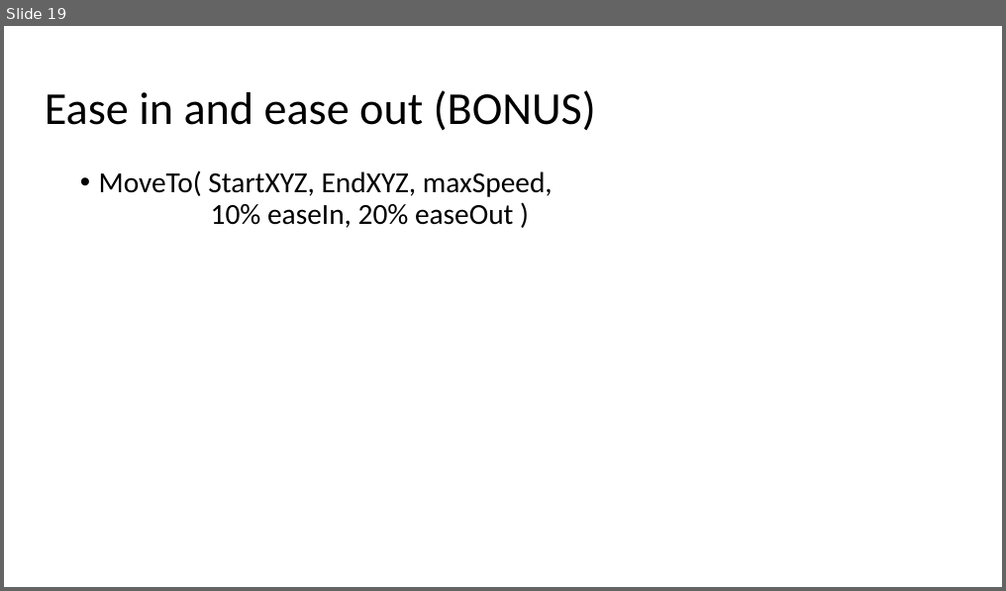
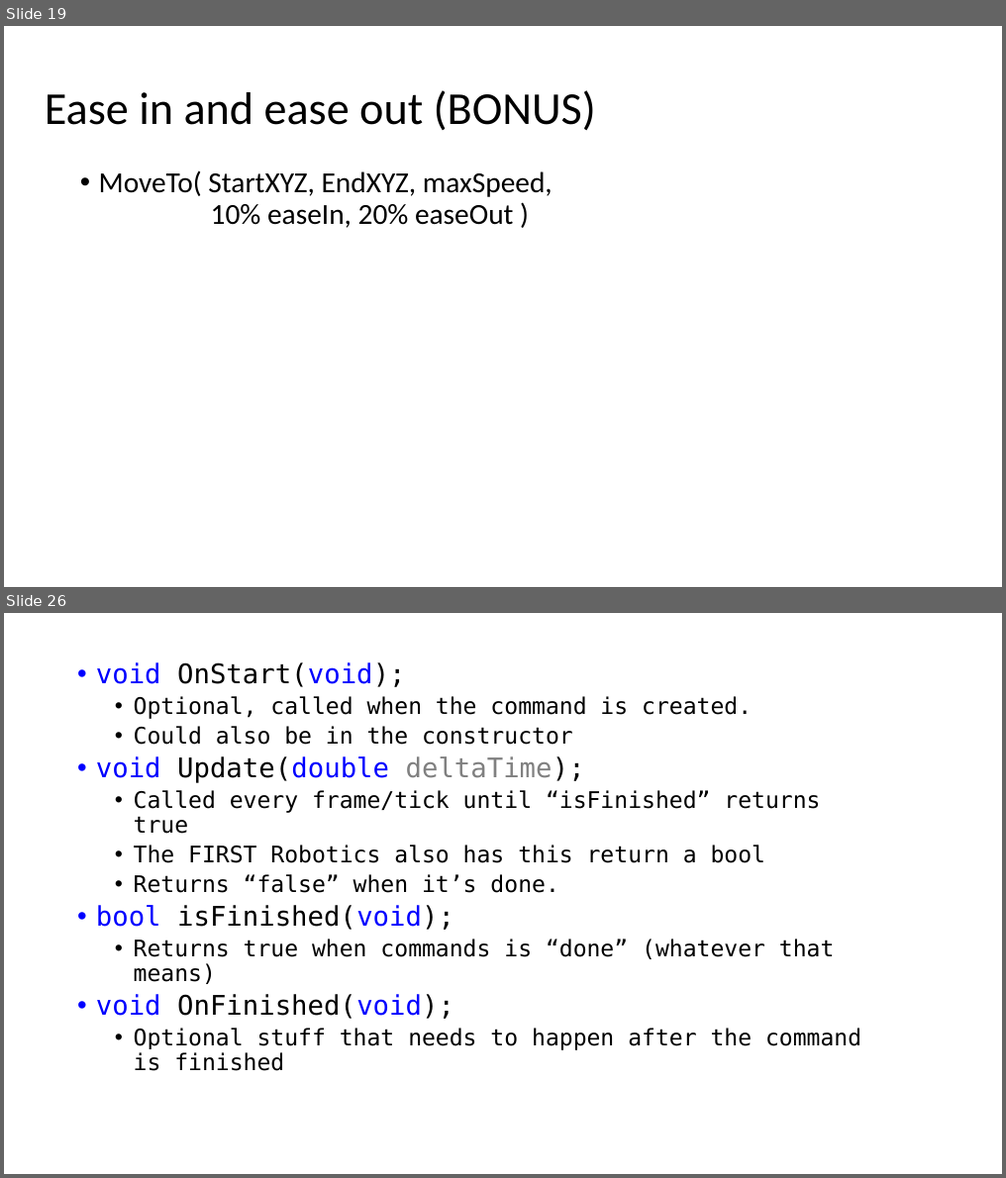
Before and after one commit to FeeneyCodes/GDP202425, a slide deck: 6044_FramPat/D2D/W09+/W11_Timing_and_animations.pptx. Shown one above the other, each under a label of ours: slide 19 before the commit, slides 19 and 26 after it; the slides between them are not shown. The pictures are 1006x591 and 1006x1178 pixels, drawn with LibreOffice and Linux fonts; fonts in the diff are those of the drawing. Boxes give left, top, right and bottom in pixels: in the first picture for what was removed or moved away, otherwise in the second. Text is boxed around its words. In the diff, an @@ line names an element or a change of style, - is before the commit and + after.

```diff
--- a/6044_FramPat/D2D/W09+/W11_Timing_and_animations.pptx
+++ b/6044_FramPat/D2D/W09+/W11_Timing_and_animations.pptx
@@ slide 26 added at [4,613,1002,1174], background #FFFFFF @@
@@ text added at [96,663,861,1071], 22 pt, text #000000 @@
+  • void OnStart(void);
+    • Optional, called when the command is created.
+    • Could also be in the constructor
+  • void Update(double deltaTime);
+    • Called every frame/tick until “isFinished” returns true
+    • The FIRST Robotics also has this return a bool
+    • Returns “false” when it’s done.
+  • bool isFinished(void);
+    • Returns true when commands is “done” (whatever that means)
+  • void OnFinished(void);
+    • Optional stuff that needs to happen after the command is finished
```
Also in this commit, not shown: 6 other slides added, 6 other files.
